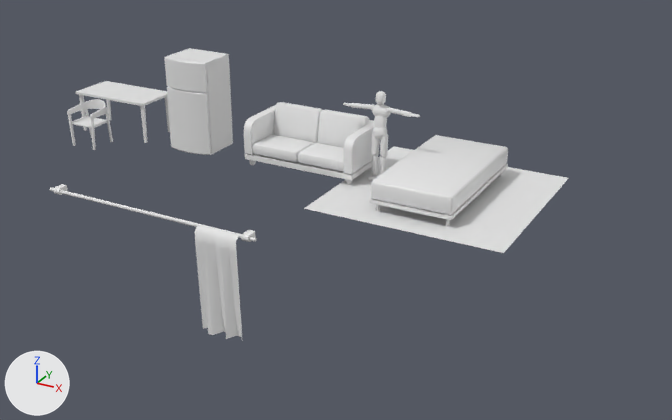
Before and after pictures for a commit that changed the FBX model Assets/Personal/furniture.fbx.
Camera for both pictures: a 50 mm lens placed at (9.42, -16.04, 7.14), pointed at (1.46, -1.55, -0.11). The lights are fixed; the arrows at lower left show +X, +Y and +Z. Where no turn or scale is listed for an object, it has been applied to the vertices.

In view in the first picture: 'bed_01', 'chair_01', 'curtain_01', 'curtain_pole', 'demo_character_b', 'floor_M', 'fridge_01', 'sofa_01', 'table_01'.
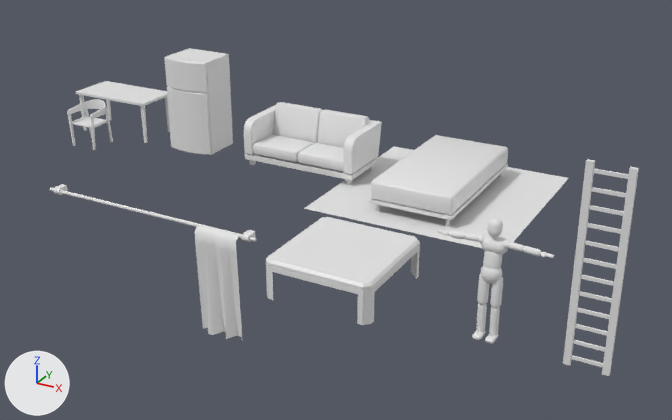
What differs and where, as boxes [x1, y1, x2, y2] in the pictures (672 x 420 px):
```json
{"object": "table_02", "change": "added", "after": [266, 217, 420, 325]}
{"object": "ladder_01", "change": "added", "after": [563, 159, 639, 376]}
{"object": "demo_character_b", "change": "moved", "before": [343, 91, 420, 181], "after": [438, 218, 554, 344]}
```

Edits to the scene script, one JSON object a line:
```json
{"op": "add", "block": "me_plane_008_1", "code": ["me_plane_008_1 = bpy.data.meshes.new('Plane.008')", "me_plane_008_1.from_pydata(...)  # 136 vertices, 84 faces; spans x -0.32..0.32, y -0.03..0.03, z 0.0..3.0"]}
{"op": "add", "block": "me_plane_007_1", "code": ["me_plane_007_1 = bpy.data.meshes.new('Plane.007')", "me_plane_007_1.from_pydata(...)  # 72 vertices, 51 faces; spans x -0.92..0.92, y -0.95..0.95, z 0.0..0.68"]}
{"op": "set", "path": "ob_demo_character_b.location", "old": "(1.6, 0.0, 0.0)", "new": "(5.7, -4.75, 0.0)"}
{"op": "add", "block": "ob_ladder_01", "code": ["ob_ladder_01 = bpy.data.objects.new('ladder_01', me_plane_008_1)", "ob_ladder_01.location = (7.2, -4.87, 0.0)"]}
{"op": "add", "block": "ob_table_02", "code": ["ob_table_02 = bpy.data.objects.new('table_02', me_plane_007_1)", "ob_table_02.location = (3.15, -4.36, 0.0)"]}
```
